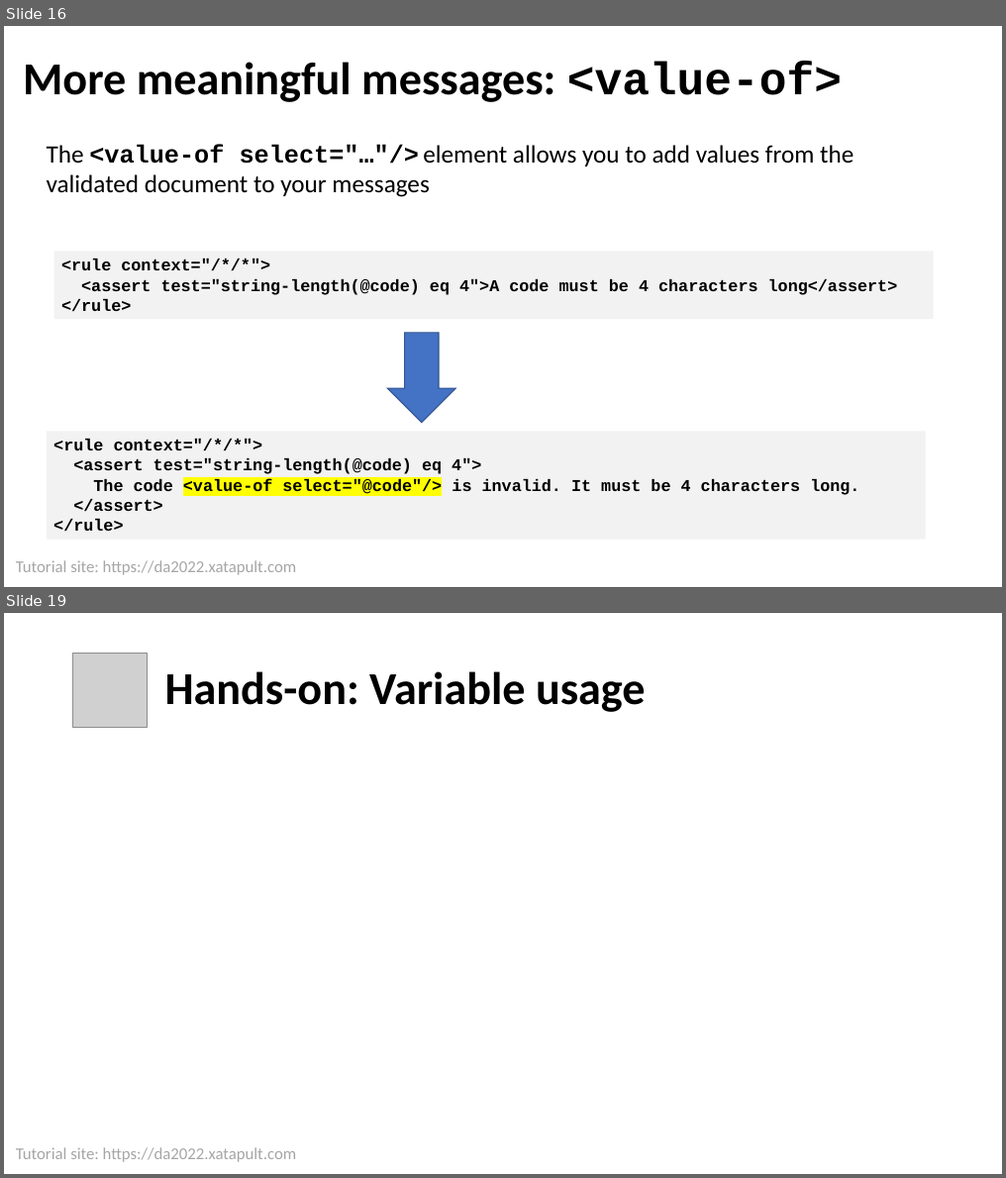
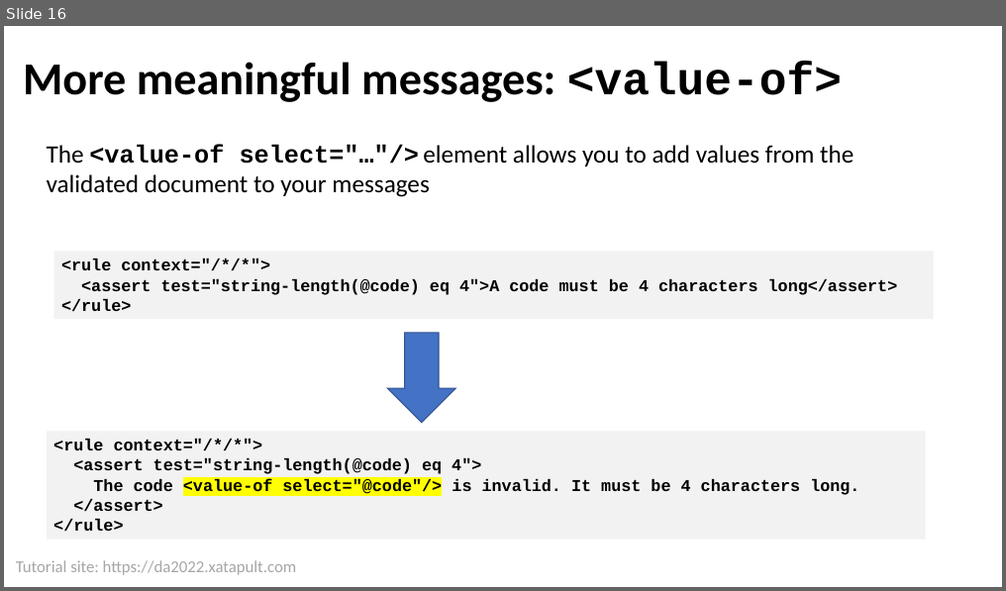
Before and after one commit to xatapult/da-2022-schematron, a slide deck: presentation/Schematron Tutorial DA 2022.pptx. Shown one above the other, each under a label of ours: slides 16 and 19 before the commit, slide 16 after it; the slides between them are not shown. The pictures are 1006x1178 and 1006x591 pixels, drawn with LibreOffice and Linux fonts; fonts in the diff are those of the drawing; grey boxes stand for pictures; background and template pictures are left out. Boxes give left, top, right and bottom in pixels: in the first picture for what was removed or moved away, otherwise in the second. Text is boxed around its words. In the diff, an @@ line names an element or a change of style, - is before the commit and + after.

```diff
--- a/presentation/Schematron Tutorial DA 2022.pptx
+++ b/presentation/Schematron Tutorial DA 2022.pptx
@@ slide 19 removed at [4, 613, 1002, 1174], background #FFFFFF; not listed: 1 template element that a slide beside it also shows @@
@@ picture removed at [73, 653, 148, 728] @@
@@ title removed at [165, 671, 646, 712] @@
-Hands-on: Variable usage
```
Also in this commit, not shown: 7 slides changed, 6 slides added, 4 other slides removed, 27 other files.
